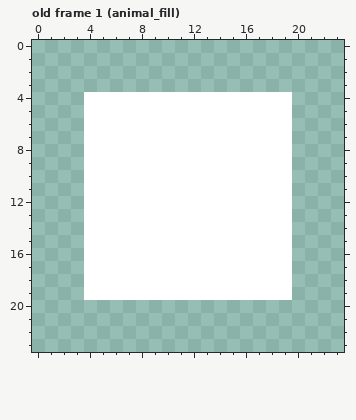
Pixel-art file -- assets/images.aseprite. This is how it looked before the edit.
24x24 pixels, 32 frames. Shown: old frame 1 (animal_fill). The commit also changed other frames, which this record leaves out.
New version:
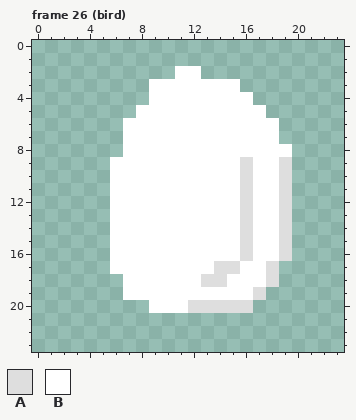
Palette (. is transparent): A #dedede  B #ffffff
A new or re-ordered frame is compared with the old frame closest to it.
Change:
frames 32 -> 30
Changed rows in their new state; - is an unchanged pixel.
Frame 26 (bird) is new; against old frame 1 (animal_fill):
first column x 4:
 2 -------BB-------
 3 -----BBBBBBB----
 4 .....--------...
 5 ....----------..
 6 ...------------.
 7 ...------------.
 8 ...-------------
 9 ..----------A--A
10 ..----------A--A
11 ..----------A--A
12 ..----------A--A
13 ..----------A--A
14 ..----------A--A
15 ..----------A--A
16 ..----------A--A
17 ..--------AA--A.
18 ...------AA---A.
19 ...----------A..
20 -----BBBAAAAA---
Boxes around the changes in both pictures, in picture pixels (x1, y1, x2, y2):
changed: (84, 66, 292, 313)
